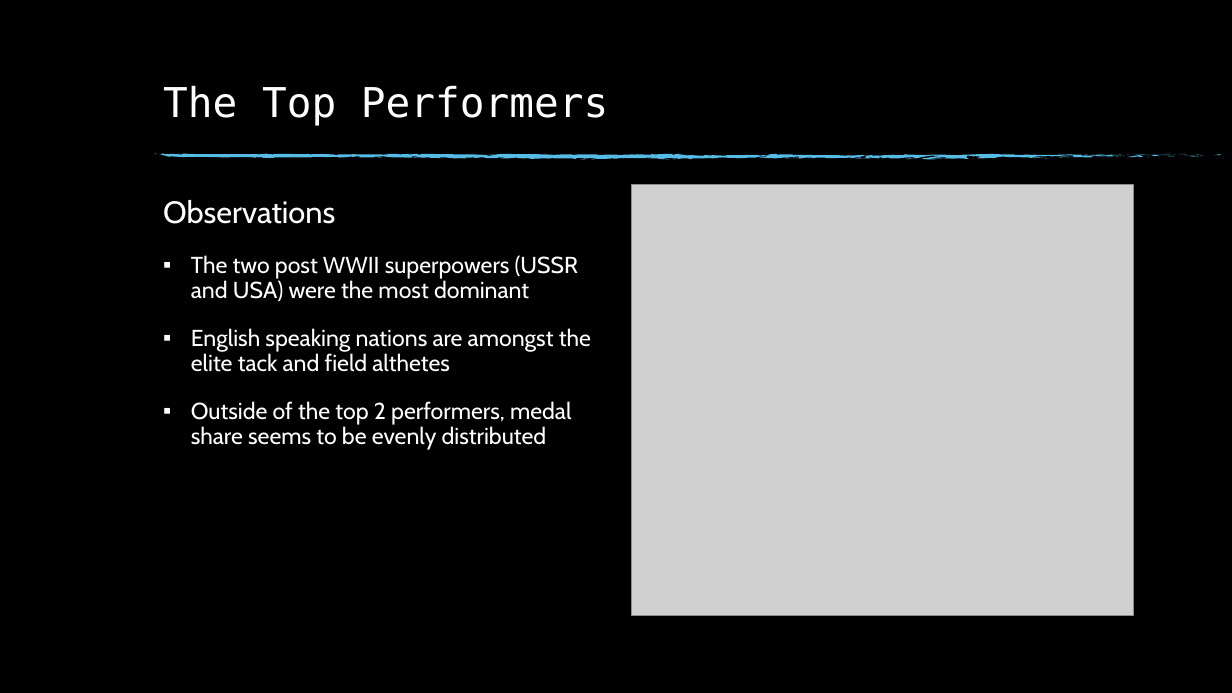
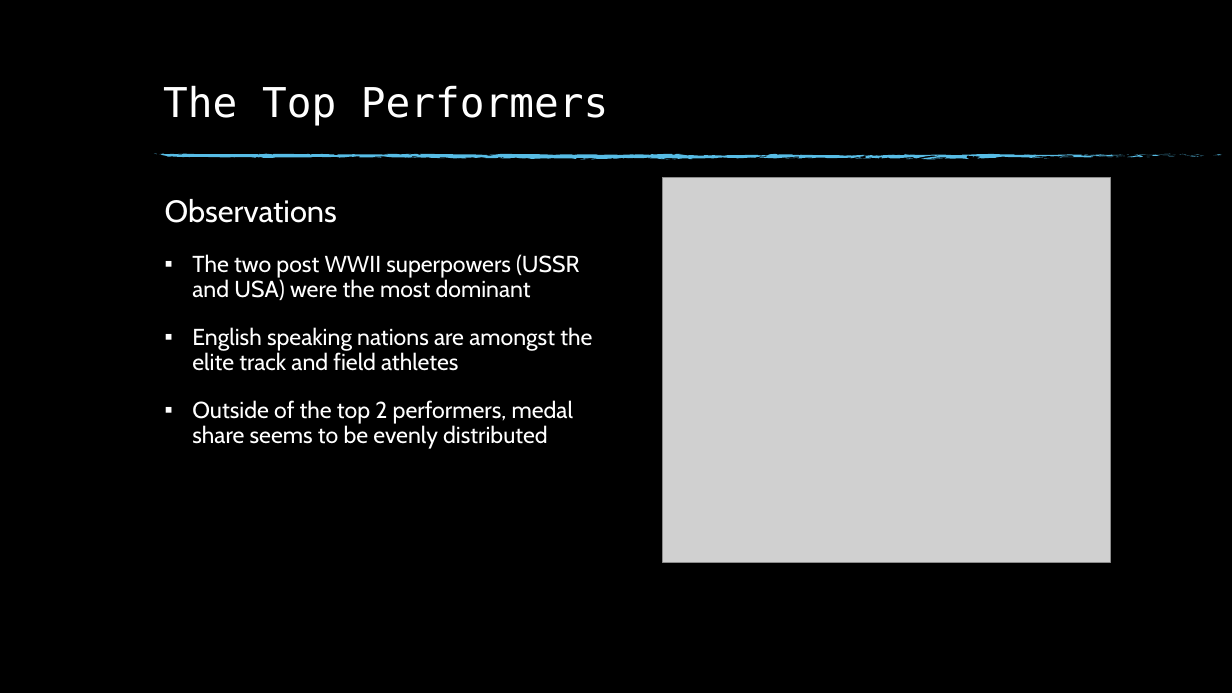
Before and after one commit to HomarOrtiz/project_1, a slide deck: slide 12 of Olympic Slide Deck.pptx (slide 10 before the commit). Drawn at 1232x693 pixels with LibreOffice and Linux fonts; fonts in the diff are those of the drawing; grey boxes stand for pictures; background and template pictures are left out. Boxes give left, top, right and bottom in pixels: in the first picture for what was removed or moved away, otherwise in the second. Text is boxed around its words. In the diff, an @@ line names an element or a change of style, - is before the commit and + after.

```diff
--- a/Olympic Slide Deck.pptx
+++ b/Olympic Slide Deck.pptx
@@ picture resized from (x1=631, y1=185, x2=1133, y2=616) to (x1=662, y1=177, x2=1110, y2=563) @@
@@ text at (x1=192, y1=327, x2=592, y2=371): text changed @@
-▪ English speaking nations are amongst the elite tack and field althetes
+▪ English speaking nations are amongst the elite track and field athletes
```
Also in this commit, not shown: 3 other slides changed, 12 slides added, 2 slides removed.
